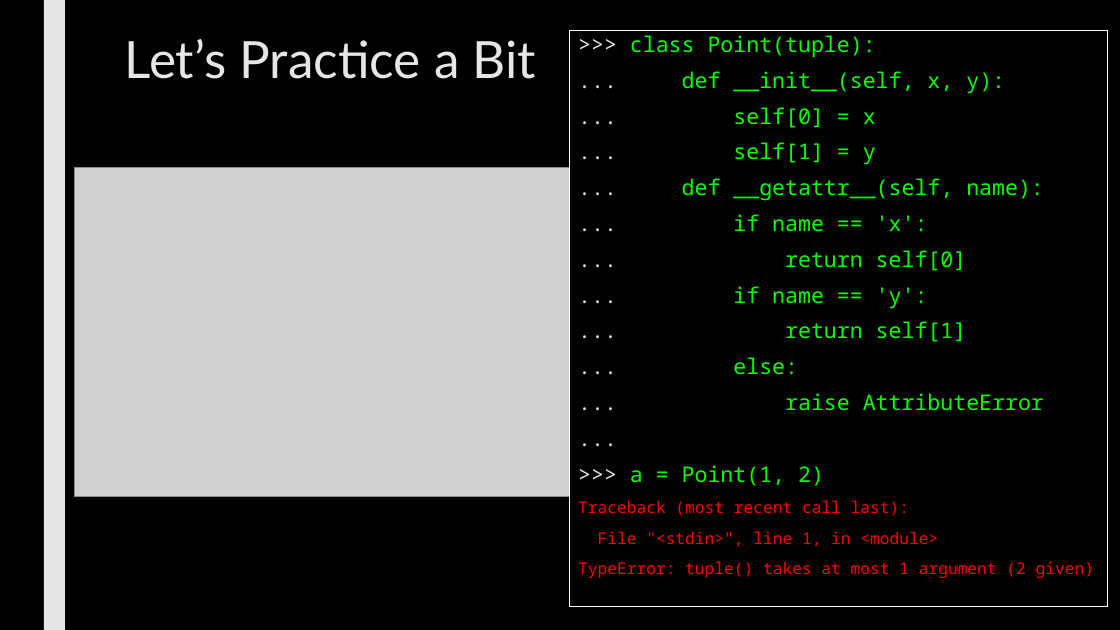
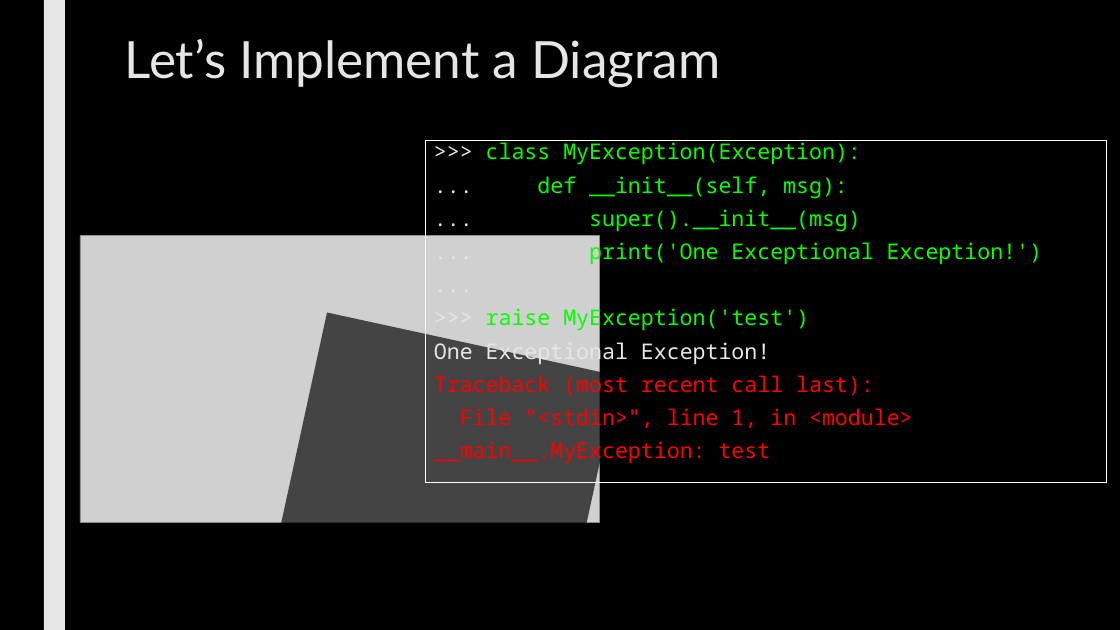
Before and after one commit to max7patek/metaprogramming, a slide deck: slide 9 of slides/01-PythonInheritance.pptx (slide 7 before the commit). Drawn at 1120x630 pixels with LibreOffice and Linux fonts; fonts in the diff are those of the drawing; grey boxes stand for pictures. Boxes give left, top, right and bottom in pixels: in the first picture for what was removed or moved away, otherwise in the second. Text is boxed around its words. In the diff, an @@ line names an element or a change of style, - is before the commit and + after.

Commit message:
Changed tuple to Exception

```diff
--- a/slides/01-PythonInheritance.pptx
+++ b/slides/01-PythonInheritance.pptx
@@ title at (125,39,720,88): text changed @@
-Let’s Practice a Bit
+Let’s Implement a Diagram
@@ rectangle ">>> class MyException(Exception):": place and size @@
-rectangle ">>> class MyException(Exception):" at (570,31,1107,607)
+rectangle ">>> class MyException(Exception):" at (426,140,1107,482)
@@ text in rectangle at (486,140,1042,265): text changed @@
->>> class Point(tuple):
-... def __init__(self, x, y):
-... self[0] = x
-... self[1] = y
-... def __getattr__(self, name):
-... if name == 'x':
-... return self[0]
-... if name == 'y':
-... return self[1]
-... else:
-... raise AttributeError
+>>> class MyException(Exception):
+... def __init__(self, msg):
+... super().__init__(msg)
+... print('One Exceptional Exception!')
@@ picture: place and size @@
-picture at (74,167,570,497)
+picture at (80,235,599,523)
@@ rectangle added at (278,313,618,599), fill #000000 at 67% opacity @@
@@ text in rectangle at (434,305,809,365): text changed; text colour #05FF00 to #E7E6E6 @@
->>> a = Point(1, 2)
+>>> raise MyException('test')
+One Exceptional Exception!
@@ text in rectangle at (434,371,913,431): size 13.9 to 18.5 pt in "Traceback (most recent call last):", "File "<stdin>", line 1, in <module>"; line spacing 0.84 to 0.74 @@
@@ text in rectangle at (434,438,771,465): text changed; size 13.9 to 18.5 pt @@
-TypeError: tuple() takes at most 1 argument (2 given)
+__main__.MyException: test
```
Also in this commit, not shown: 7 other slides changed, 2 slides added, 3 slides removed, 2 other files.
